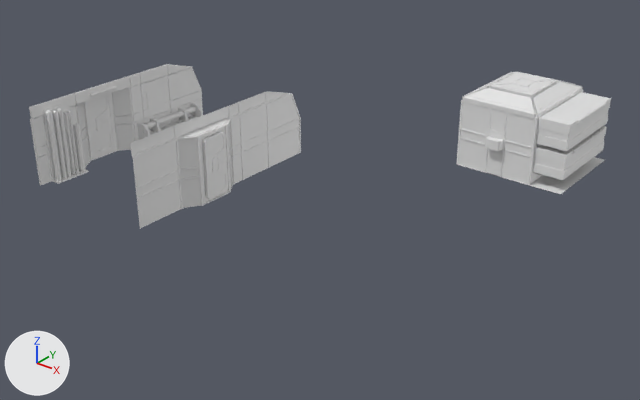
The Blender file BlenderSource/MonitorMessHall.blend, before and after one commit.
One viewpoint serves both versions: a 50 mm camera at (88.1, -68.1, 46.8) aimed at (25.3, 10.4, -1.9). The lights are fixed; the arrows at lower left show +X, +Y and +Z.
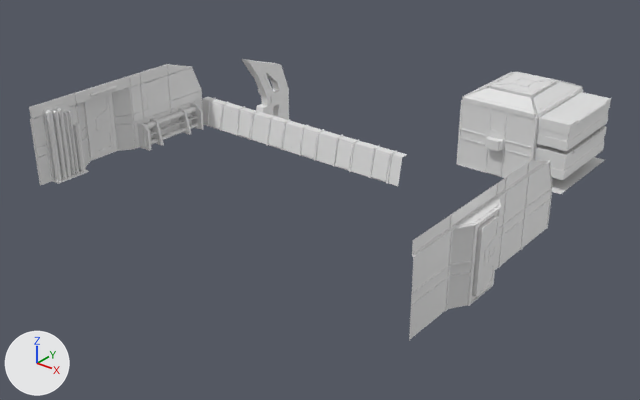
Commit message: Add more wall details for mess hall

Changed parts and their boxes [x1, y1, x2, y2] in the pictures (640 x 400 px; the box of a moved part takes in the faces that stretch with it):
'Cube', reshaped (70% taller)
    before: [29, 64, 611, 229]
    after: [29, 59, 611, 341]
part 1 of me_cube, moved or reshaped
    before: [130, 91, 301, 229]
    after: [409, 160, 553, 341]
part 2 of me_cube, moved or reshaped
    before: [202, 131, 228, 199]
    after: [473, 216, 500, 297]
part 3 of me_cube, added
    after: [242, 59, 289, 120]
part 4 of me_cube, added
    after: [202, 97, 235, 132]
part 5 of me_cube, added
    after: [229, 105, 266, 142]
part 6 of me_cube, added
    after: [260, 114, 299, 152]
part 7 of me_cube, added
    after: [291, 123, 333, 163]
part 8 of me_cube, added
    after: [325, 133, 369, 174]
part 9 of me_cube, added
    after: [361, 144, 407, 186]

What changed in the scene script:
```text
Change me_cube:
    used by ob_cube; location = (0.0, 0.0, 0.0)
    remove me_cube.from_pydata(...)  # 5513 vertices, 3854 faces, 4 loose edges; spans x -3.8..49.8, y -11.2..40.7, z 0.0..10.6
    add me_cube.from_pydata(...)  # 5849 vertices, 4104 faces, 4 loose edges; spans x -3.8..53.8, y -11.2..40.7, z -0.2..11.1
    me_cube part 1: the loose piece of 370 vertices spanning x 16.2..17.7, y -11.2..17.3, z 0.0..10.4 is moved by (35.8, 1.0, -0.2)
    me_cube part 2: the loose piece of 288 vertices spanning x 17.6..18.1, y -1.9..1.6, z 0.7..8.3 is moved by (35.8, 1.0, -0.2)
    me_cube part 3: a new loose piece of 108 vertices spanning x 5.8..7.1, y 17.4..25.8, z 0.0..11.1, in mat_material (white #e7e7e7)
    me_cube part 4: a new loose piece of 38 vertices spanning x -2.1..3.7, y 16.4..18.4, z 0.0..3.9, in mat_material (white #e7e7e7)
    me_cube part 5: a new loose piece of 38 vertices spanning x 3.7..9.5, y 16.4..18.4, z 0.0..3.9, in mat_material (white #e7e7e7)
    me_cube part 6: a new loose piece of 38 vertices spanning x 9.5..15.4, y 16.4..18.4, z 0.0..3.9, in mat_material (white #e7e7e7)
    me_cube part 7: a new loose piece of 38 vertices spanning x 15.4..21.2, y 16.4..18.4, z 0.0..3.9, in mat_material (white #e7e7e7)
    me_cube part 8: a new loose piece of 38 vertices spanning x 21.2..27.0, y 16.4..18.4, z 0.0..3.9, in mat_material (white #e7e7e7)
    me_cube part 9: a new loose piece of 38 vertices spanning x 27.0..32.8, y 16.4..18.4, z 0.0..3.9, in mat_material (white #e7e7e7)
```
